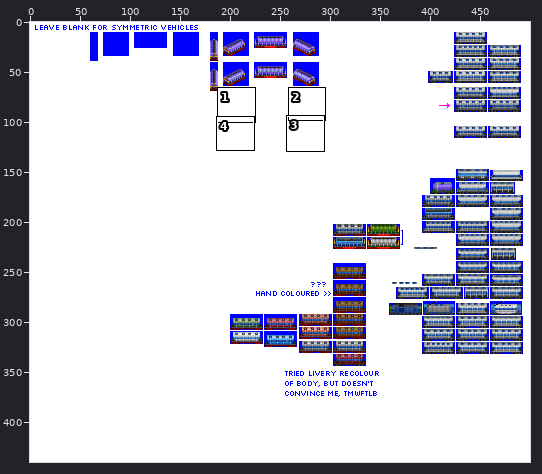
Sprite sheet -- src/graphics/pony/mineral_covered_hopper_car_pony_gen_5C.png. Above, an overview of the earlier version with the close-up marked.
Close-up. Before the edit:
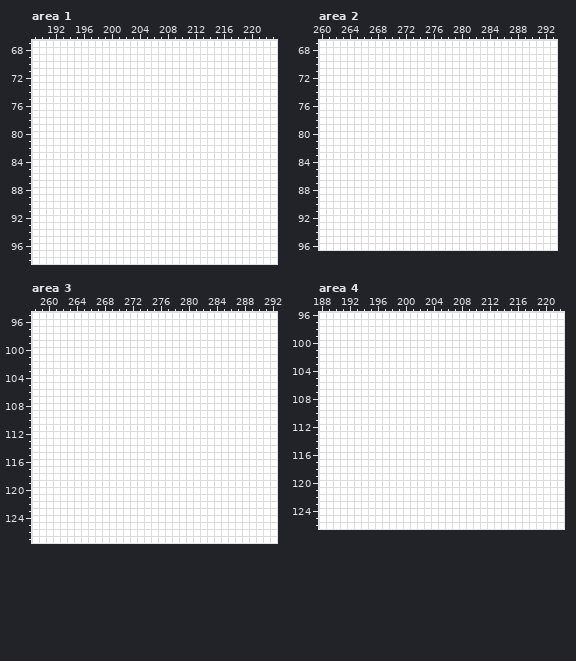
The file is 500x440 pixels. Colours within 5 levels of each other are drawn and written as one. Shown: area 1: x 189..223, y 67..98; area 2: x 260..293, y 67..96; area 3: x 258..292, y 95..127; area 4: x 188..222, y 96..126. The commit also changed other parts of the picture, which this record leaves out.
The same view after the edit:
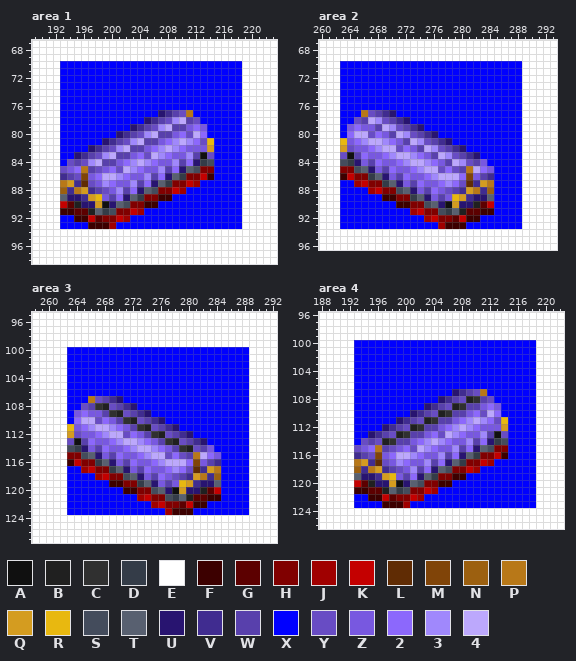
Palette (. is transparent): A #101010  B #202020  C #303030  D #343c48  E #ffffff  F #3c0000  G #5c0000  H #800000  J #a00000  K #c40000  L #602c04  M #804408  N #9c6010  P #b87818  Q #d49c20  R #e8b810  S #444c5c  T #586070  U #281470  V #402c90  W #5840ac  X #0000ff  Y #684cc4  Z #7858e0  2 #8c68fc  3 #a088fc  4 #bca8fc
Change:
Area 1:
y 70..76: x 193..218 EEEEEEEEEEEEEEEEEEEEEEEEEE -> XXXXXXXXXXXXXXXXXXXXXXXXXX
y 77: x 193..218 EEEEEEEEEEEEEEEEEEEEEEEEEE -> XXXXXXXXXXXXXXUVWYPXXXXXXX
y 78: x 193..218 EEEEEEEEEEEEEEEEEEEEEEEEEE -> XXXXXXXXXXXXUVWY34WYXXXXXX
y 79: x 193..218 EEEEEEEEEEEEEEEEEEEEEEEEEE -> XXXXXXXXXXUVWY34WWZ2ZXXXXX
y 80: x 193..218 EEEEEEEEEEEEEEEEEEEEEEEEEE -> XXXXXXXXUVWY34WWZ2Y42XXXXX
y 81: x 193..218 EEEEEEEEEEEEEEEEEEEEEEEEEE -> XXXXXXUVWY34WWZ23432YRXXXX
y 82: x 193..218 EEEEEEEEEEEEEEEEEEEEEEEEEE -> XXXXUVWY34WWZ23432ZZZQXXXX
y 83: x 193..218 EEEEEEEEEEEEEEEEEEEEEEEEEE -> XXUVWY34WWZ2Y432ZZ3WAYXXXX
y 84: x 193..218 EEEEEEEEEEEEEEEEEEEEEEEEEE -> XYWY34WWZ23432ZZ3W2UDSXXXX
y 85: x 193..218 EEEEEEEEEEEEEEEEEEEEEEEEEE -> YZ2PWYZ2Y432ZZ3W2UTSHHXXXX
y 86: x 193..218 EEEEEEEEEEEEEEEEEEEEEEEEEE -> VWYMZ24432ZZ3W2UTDHHKFXXXX
y 87: x 193..218 EEEEEEEEEEEEEEEEEEEEEEEEEE -> PQVLYZ32ZZ3W2UTDHHKJXXXXXX
y 88: x 193..218 EEEEEEEEEEEEEEEEEEEEEEEEEE -> NVPQVWYZ3W2UTSHHKJXXXXXXXX
y 89: x 193..218 EEEEEEEEEEEEEEEEEEEEEEEEEE -> TUUVQRZW2UTDHHFFXXXXXXXXXX
y 90: x 193..218 EEEEEEEEEEEEEEEEEEEEEEEEEE -> KGBUUQAUTSHHFFXXXXXXXXXXXX
y 91: x 193..218 EEEEEEEEEEEEEEEEEEEEEEEEEE -> FFGGBTDSHHKJXXXXXXXXXXXXXX
y 92: x 193..218 EEEEEEEEEEEEEEEEEEEEEEEEEE -> XXFFKGHHKJXXXXXXXXXXXXXXXX
y 93: x 193..218 EEEEEEEEEEEEEEEEEEEEEEEEEE -> XXXXFFFJXXXXXXXXXXXXXXXXXX
Area 2:
y 70..76: x 263..288 EEEEEEEEEEEEEEEEEEEEEEEEEE -> XXXXXXXXXXXXXXXXXXXXXXXXXX
y 77: x 263..288 EEEEEEEEEEEEEEEEEEEEEEEEEE -> XXXPYWVUXXXXXXXXXXXXXXXXXX
y 78: x 263..288 EEEEEEEEEEEEEEEEEEEEEEEEEE -> XXYW43YWVUXXXXXXXXXXXXXXXX
y 79: x 263..288 EEEEEEEEEEEEEEEEEEEEEEEEEE -> XZ2ZZW43YWVUXXXXXXXXXXXXXX
y 80: x 263..288 EEEEEEEEEEEEEEEEEEEEEEEEEE -> X244Y2ZW43YWVUXXXXXXXXXXXX
y 81: x 263..288 EEEEEEEEEEEEEEEEEEEEEEEEEE -> RZ234432ZW43YWVUXXXXXXXXXX
y 82: x 263..288 EEEEEEEEEEEEEEEEEEEEEEEEEE -> QYZZ2344Y2ZW43YWVUXXXXXXXX
y 83: x 263..288 EEEEEEEEEEEEEEEEEEEEEEEEEE -> YAW2ZZ234432ZW43YWVUXXXXXX
y 84: x 263..288 EEEEEEEEEEEEEEEEEEEEEEEEEE -> SDUZW2ZZ234432ZW43YWZXXXXX
y 85: x 263..288 EEEEEEEEEEEEEEEEEEEEEEEEEE -> HHSTUZW2ZZ2344Y2YWP42ZXXXX
y 86: x 263..288 EEEEEEEEEEEEEEEEEEEEEEEEEE -> FKHHDTUZW2ZZ234442MZWVXXXX
y 87: x 263..288 EEEEEEEEEEEEEEEEEEEEEEEEEE -> XXJKHHDTUZW2ZZ232YLVQPXXXX
y 88: x 263..288 EEEEEEEEEEEEEEEEEEEEEEEEEE -> XXXXJKHHSTUZW2ZYWVQPVNXXXX
y 89: x 263..288 EEEEEEEEEEEEEEEEEEEEEEEEEE -> XXXXXXFFHHDTUZWZRQVUUTXXXX
y 90: x 263..288 EEEEEEEEEEEEEEEEEEEEEEEEEE -> XXXXXXXXFFHHSTUAQUUBGKXXXX
y 91: x 263..288 EEEEEEEEEEEEEEEEEEEEEEEEEE -> XXXXXXXXXXJKHHSDTBGGFFXXXX
y 92: x 263..288 EEEEEEEEEEEEEEEEEEEEEEEEEE -> XXXXXXXXXXXXJKHHGKFFXXXXXX
y 93: x 263..288 EEEEEEEEEEEEEEEEEEEEEEEEEE -> XXXXXXXXXXXXXXJFFFXXXXXXXX
Area 3:
y 100..106: x 263..288 EEEEEEEEEEEEEEEEEEEEEEEEEE -> XXXXXXXXXXXXXXXXXXXXXXXXXX
y 107: x 263..288 EEEEEEEEEEEEEEEEEEEEEEEEEE -> XXXPYWVUXXXXXXXXXXXXXXXXXX
y 108: x 263..288 EEEEEEEEEEEEEEEEEEEEEEEEEE -> XXYWCBYWVUXXXXXXXXXXXXXXXX
y 109: x 263..288 EEEEEEEEEEEEEEEEEEEEEEEEEE -> XZ2ZZWCBYWVUXXXXXXXXXXXXXX
y 110: x 263..288 EEEEEEEEEEEEEEEEEEEEEEEEEE -> X244Y2ZWCBYWVUXXXXXXXXXXXX
y 111: x 263..288 EEEEEEEEEEEEEEEEEEEEEEEEEE -> RZ234432ZWCBYWVUXXXXXXXXXX
y 112: x 263..288 EEEEEEEEEEEEEEEEEEEEEEEEEE -> QYZZ2344Y2ZWCBYWVUXXXXXXXX
y 113: x 263..288 EEEEEEEEEEEEEEEEEEEEEEEEEE -> YAW2ZZ234432ZWCBYWVUXXXXXX
y 114: x 263..288 EEEEEEEEEEEEEEEEEEEEEEEEEE -> SDUZW2ZZ234432ZWCBYWZXXXXX
y 115: x 263..288 EEEEEEEEEEEEEEEEEEEEEEEEEE -> HHSTUZW2ZZ2344Y2YWP42ZXXXX
y 116: x 263..288 EEEEEEEEEEEEEEEEEEEEEEEEEE -> FKHHDTUZW2ZZ234442MZWVXXXX
y 117: x 263..288 EEEEEEEEEEEEEEEEEEEEEEEEEE -> XXJKHHDTUZW2ZZ232YLVQPXXXX
y 118: x 263..288 EEEEEEEEEEEEEEEEEEEEEEEEEE -> XXXXJKHHSTUZW2ZYWVQPVNXXXX
y 119: x 263..288 EEEEEEEEEEEEEEEEEEEEEEEEEE -> XXXXXXFFHHDTUZWZRQVUUTXXXX
y 120: x 263..288 EEEEEEEEEEEEEEEEEEEEEEEEEE -> XXXXXXXXFFHHSTUAQUUBGKXXXX
y 121: x 263..288 EEEEEEEEEEEEEEEEEEEEEEEEEE -> XXXXXXXXXXJKHHSDTBGGFFXXXX
y 122: x 263..288 EEEEEEEEEEEEEEEEEEEEEEEEEE -> XXXXXXXXXXXXJKHHGKFFXXXXXX
y 123: x 263..288 EEEEEEEEEEEEEEEEEEEEEEEEEE -> XXXXXXXXXXXXXXJFFFXXXXXXXX
Area 4:
y 100..106: x 193..218 EEEEEEEEEEEEEEEEEEEEEEEEEE -> XXXXXXXXXXXXXXXXXXXXXXXXXX
y 107: x 193..218 EEEEEEEEEEEEEEEEEEEEEEEEEE -> XXXXXXXXXXXXXXUVWYPXXXXXXX
y 108: x 193..218 EEEEEEEEEEEEEEEEEEEEEEEEEE -> XXXXXXXXXXXXUVWYBCWYXXXXXX
y 109: x 193..218 EEEEEEEEEEEEEEEEEEEEEEEEEE -> XXXXXXXXXXUVWYBCWWZ2ZXXXXX
y 110: x 193..218 EEEEEEEEEEEEEEEEEEEEEEEEEE -> XXXXXXXXUVWYBCWWZ2Y42XXXXX
y 111: x 193..218 EEEEEEEEEEEEEEEEEEEEEEEEEE -> XXXXXXUVWYBCWWZ23432YRXXXX
y 112: x 193..218 EEEEEEEEEEEEEEEEEEEEEEEEEE -> XXXXUVWYBCWWZ23432ZZZQXXXX
y 113: x 193..218 EEEEEEEEEEEEEEEEEEEEEEEEEE -> XXUVWYBCWWZ2Y432ZZ3WAYXXXX
y 114: x 193..218 EEEEEEEEEEEEEEEEEEEEEEEEEE -> XYWYBCWWZ23432ZZ3W2UDSXXXX
y 115: x 193..218 EEEEEEEEEEEEEEEEEEEEEEEEEE -> YZ2PWYZ2Y432ZZ3W2UTSHHXXXX
y 116: x 193..218 EEEEEEEEEEEEEEEEEEEEEEEEEE -> VWYMZ24432ZZ3W2UTDHHKFXXXX
y 117: x 193..218 EEEEEEEEEEEEEEEEEEEEEEEEEE -> PQVLYZ32ZZ3W2UTDHHKJXXXXXX
y 118: x 193..218 EEEEEEEEEEEEEEEEEEEEEEEEEE -> NVPQVWYZ3W2UTSHHKJXXXXXXXX
y 119: x 193..218 EEEEEEEEEEEEEEEEEEEEEEEEEE -> TUUVQRZW2UTDHHFFXXXXXXXXXX
y 120: x 193..218 EEEEEEEEEEEEEEEEEEEEEEEEEE -> KGBUUQAUTSHHFFXXXXXXXXXXXX
y 121: x 193..218 EEEEEEEEEEEEEEEEEEEEEEEEEE -> FFGGBTDSHHKJXXXXXXXXXXXXXX
y 122: x 193..218 EEEEEEEEEEEEEEEEEEEEEEEEEE -> XXFFKGHHKJXXXXXXXXXXXXXXXX
y 123: x 193..218 EEEEEEEEEEEEEEEEEEEEEEEEEE -> XXXXFFFJXXXXXXXXXXXXXXXXXX
